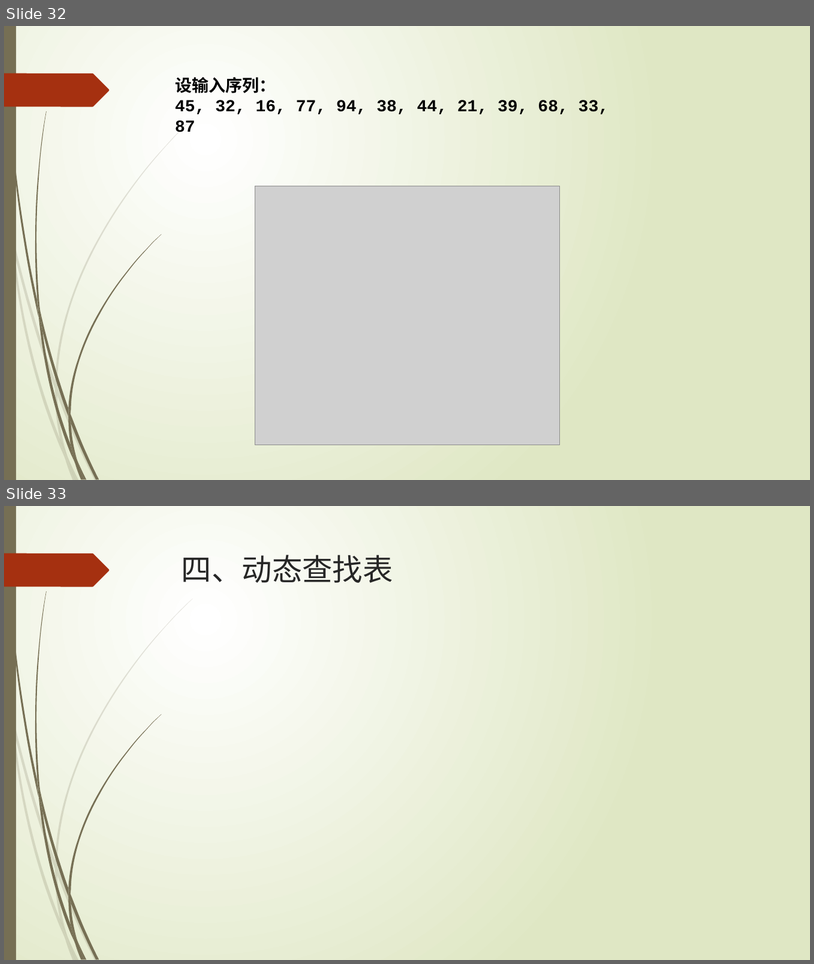
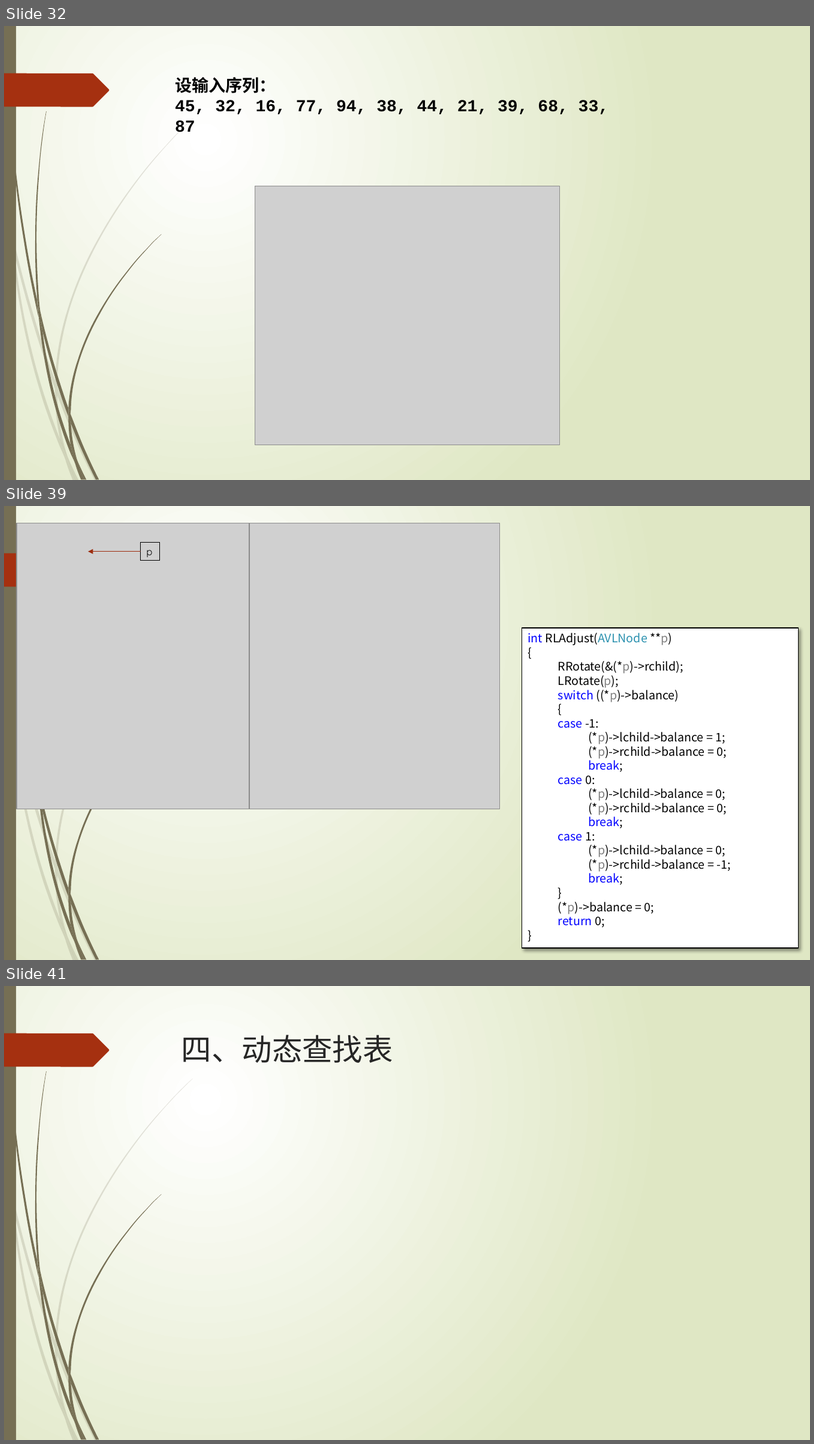
Before and after one commit to TeacherPeng/Datastruct, a slide deck: 教案/第08章 集合与查找.pptx. Shown one above the other, each under a label of ours: slides 32 and 33 before the commit, slides 32, 39 and 41 after it; the slides between them are not shown. The pictures are 814x964 and 814x1444 pixels, drawn with LibreOffice and Linux fonts; fonts in the diff are those of the drawing; grey boxes stand for pictures. Boxes give left, top, right and bottom in pixels: in the first picture for what was removed or moved away, otherwise in the second. Text is boxed around its words. In the diff, an @@ line names an element or a change of style, - is before the commit and + after.

```diff
--- a/教案/第08章 集合与查找.pptx
+++ b/教案/第08章 集合与查找.pptx
@@ slide 39 added at <box>4,506,810,960</box>, background gradient #FFFFFF to #DFE8C4; not listed: 23 template elements that a slide beside it also shows @@
@@ picture added at <box>17,523,249,809</box> @@
@@ picture added at <box>249,523,500,809</box> @@
@@ arrow added from (141, 552) to (88, 552), #9E2E0F 0.75 pt @@
@@ rectangle added at <box>141,542,160,561</box>, outline #000000 0.75 pt, 12 pt, text #000000 @@
+p
@@ rectangle added at <box>522,628,799,948</box>, fill #FFFFFF, outline #000000 1.25 pt, 14 pt, text #000000 @@
+int RLAdjust(AVLNode **p)
+{
+  RRotate(&(*p)->rchild);
+  LRotate(p);
+  switch ((*p)->balance)
+  {
+  case -1:
+    (*p)->lchild->balance = 1;
+    (*p)->rchild->balance = 0;
+    break;
+  case 0:
+    (*p)->lchild->balance = 0;
+    (*p)->rchild->balance = 0;
+    break;
+  case 1:
+    (*p)->lchild->balance = 0;
+    (*p)->rchild->balance = -1;
+    break;
+  }
+  (*p)->balance = 0;
+  return 0;
+}
@@ what was slide 33 is now slide 41 @@
```
Also in this commit, not shown: 7 other slides added, 1 other file.
